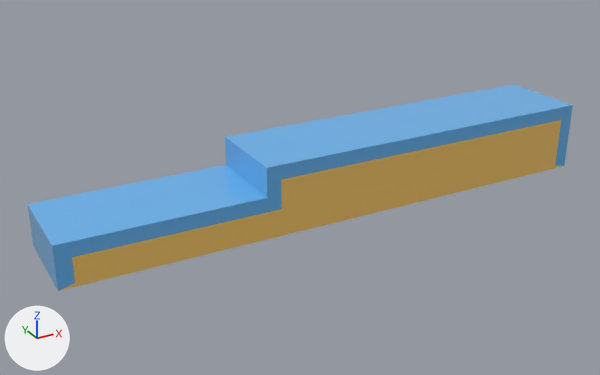
A saved change to the FBX model Assets/Game/Prefabs/01_Level Terrain/01_Street/StreetPlatform1.fbx.
Both versions are drawn from a 50 mm lens placed at (-328.8, -108.0, 30.3), pointed at (-268.8, 1.1, -24.2). Arrows for +X, +Y and +Z are at lower left; the lights stay in place. Where no turn or scale is listed for an object, it has been applied to the vertices.

Before the edit, the objects in view are built like this:
```python
me_mesh = bpy.data.meshes.new('Mesh')
me_mesh.from_pydata(...)  # 30 vertices, 26 faces; spans x -422.0..-329.6, y -7.5..7.4, z -37.8..-26.2
# faces by material slot: [20, 6]
me_mesh.materials.append(mat_material__20)  # blue #68b4ee
me_mesh.materials.append(mat_material__21)  # orange #f5c768
ob_streetplatform1 = bpy.data.objects.new('StreetPlatform1', me_mesh)
ob_streetplatform1.location = (111.5, 0.1, 10.5)
```
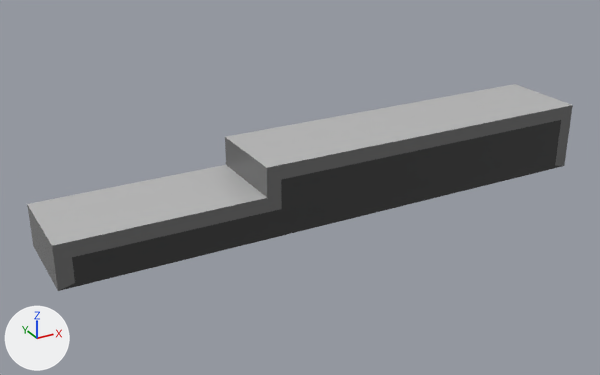
What differs and where, as boxes (x1, y1, x2, y2) in the pictures (600 x 375 px):
```json
{"part": 1, "of": "me_mesh", "change": "recoloured", "before": [27, 165, 267, 246], "after": [27, 165, 267, 246], "on screen": "blue to grey"}
{"part": 2, "of": "me_mesh", "change": "recoloured", "before": [226, 84, 571, 168], "after": [226, 84, 571, 168], "on screen": "blue to grey"}
{"part": 3, "of": "me_mesh", "change": "recoloured", "before": [27, 137, 282, 291], "after": [27, 137, 282, 291], "on screen": "blue to grey"}
{"part": 4, "of": "me_mesh", "change": "recoloured", "before": [555, 105, 573, 166], "after": [555, 105, 573, 166], "on screen": "blue to grey"}
{"part": 5, "of": "me_mesh", "change": "recoloured", "before": [268, 105, 572, 180], "after": [268, 105, 572, 180], "on screen": "blue to grey"}
{"part": 6, "of": "me_mesh", "change": "recoloured", "before": [59, 120, 562, 291], "after": [59, 120, 562, 291]}
```

The change, as JSON lines over the scene's bpy script:
```json
{"op": "add", "block": "mat_material__123", "code": ["mat_material__123 = principled_material('Material #123')", "mat_material__123.base_color = (0.5, 0.5, 0.5)  # grey #bcbcbc", "mat_material__123.roughness = 0.0"]}
{"op": "add", "block": "mat_material__135", "code": ["mat_material__135 = principled_material('Material #135')", "mat_material__135.base_color = (0.156, 0.156, 0.156)  # dark grey #6e6e6e", "mat_material__135.roughness = 0.0"]}
{"op": "add", "block": "mat_material__136", "code": ["mat_material__136 = principled_material('Material #136')", "mat_material__136.base_color = (0.0452, 0.0452, 0.0452)  # black #3c3c3c", "mat_material__136.roughness = 0.0"]}
{"block": "me_mesh", "where": "me_mesh.from_pydata(...)  # 30 vertices, 26 faces; spans x -422.0..-329.6, y -7.5..7.4, z -37.8..-26.2"}
{"block": "me_mesh", "where": "# used by ob_streetplatform1; location = (111.5, 0.1, 10.5)"}
{"block": "me_mesh", "change": "me_mesh part 1: all 2 faces centred in x -406.2, y -3.8..3.7, z -31.0 switch from mat_material__20 (blue #68b4ee) to mat_material__123 (grey #bcbcbc)"}
{"block": "me_mesh", "change": "me_mesh part 2: all 2 faces centred in x -360.1, y -3.8..3.7, z -26.2 switch from mat_material__20 (blue #68b4ee) to mat_material__123 (grey #bcbcbc)"}
{"block": "me_mesh", "change": "me_mesh part 3: 10 of the faces centred in x -422.0..-389.3, y -7.5..7.4, z -34.8..-28.6 switch from mat_material__20 (blue #68b4ee) to mat_material__135 (dark grey #6e6e6e)"}
{"block": "me_mesh", "change": "me_mesh part 4: 4 of the faces centred in x -330.8..-329.6, y -7.5..7.4, z -32.4..-32.0 switch from mat_material__20 (blue #68b4ee) to mat_material__135 (dark grey #6e6e6e)"}
{"block": "me_mesh", "change": "me_mesh part 5: 2 of the faces centred in x -360.1, y -7.5..7.4, z -27.3 switch from mat_material__20 (blue #68b4ee) to mat_material__135 (dark grey #6e6e6e)"}
{"block": "me_mesh", "change": "me_mesh part 6: all 6 faces that had it switch from mat_material__21 (orange #f5c768) to mat_material__136 (black #3c3c3c)"}
```
